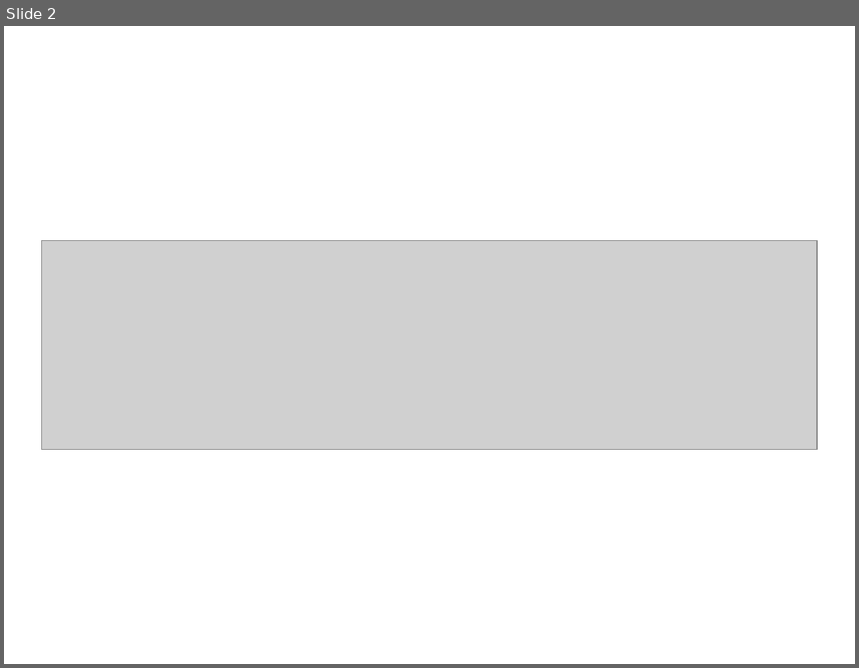
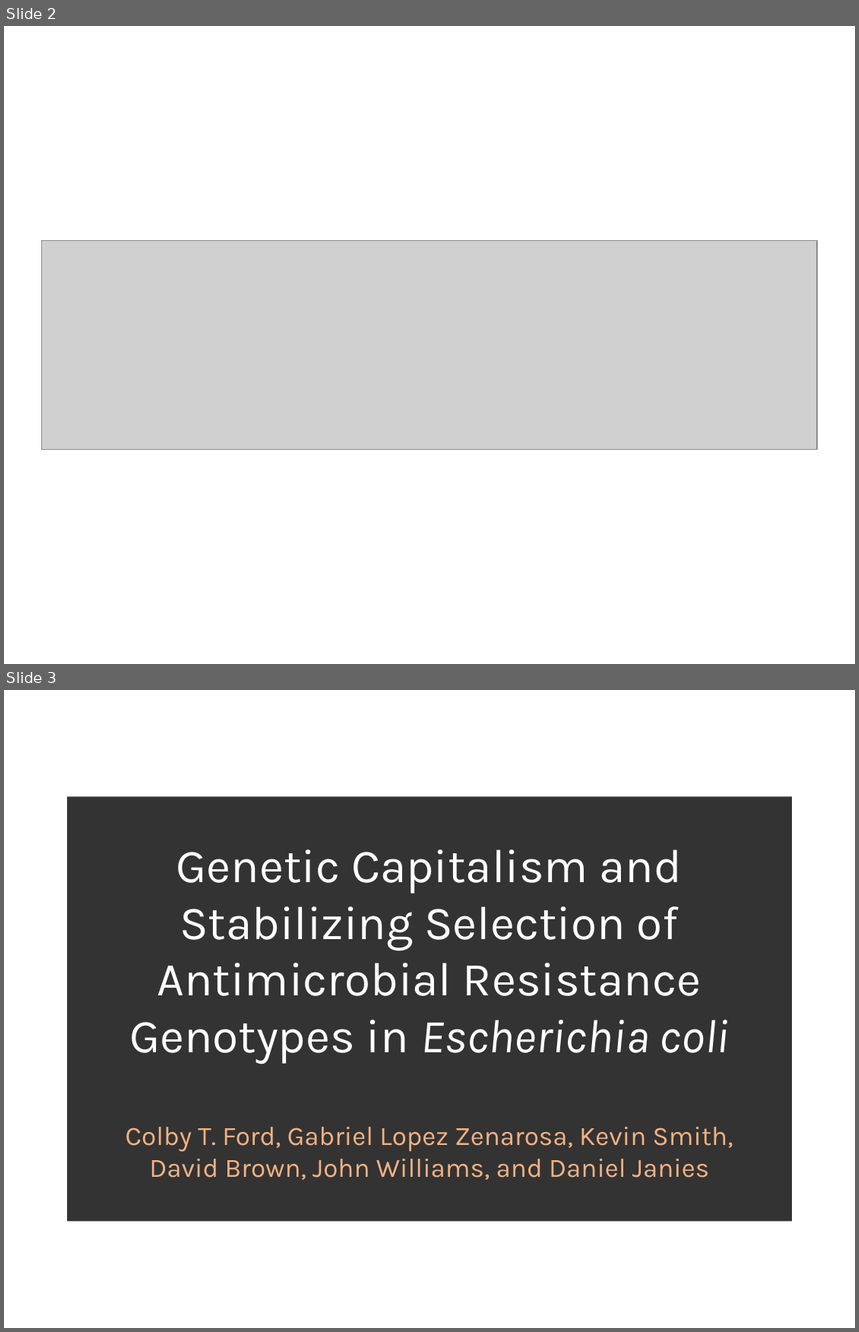
Before and after one commit to colbyford/colbyford.github.io, a slide deck: research/img/research_headers.pptx. Shown one above the other, each under a label of ours: slide 2 before the commit, slides 2 and 3 after it. The pictures are 859x668 and 859x1332 pixels, drawn with LibreOffice and Linux fonts; fonts in the diff are those of the drawing; grey boxes stand for pictures; background and template pictures are left out. Boxes give left, top, right and bottom in pixels: in the first picture for what was removed or moved away, otherwise in the second. Text is boxed around its words. In the diff, an @@ line names an element or a change of style, - is before the commit and + after.

Commit message:
Update Genetics Capitalism picture and add abstract and Github link

```diff
--- a/research/img/research_headers.pptx
+++ b/research/img/research_headers.pptx
@@ slide 3 added at [4,690,855,1328], background picture (left out) @@
@@ rectangle added at [67,796,791,1221], fill #000000 at 80% opacity, 32 pt, text #FFFFFF @@
+Genetic Capitalism and Stabilizing Selection of Antimicrobial Resistance Genotypes in Escherichia coli
+Colby T. Ford, Gabriel Lopez Zenarosa, Kevin Smith,
+David Brown, John Williams, and Daniel Janies
```
Also in this commit, not shown: 2 other files.
